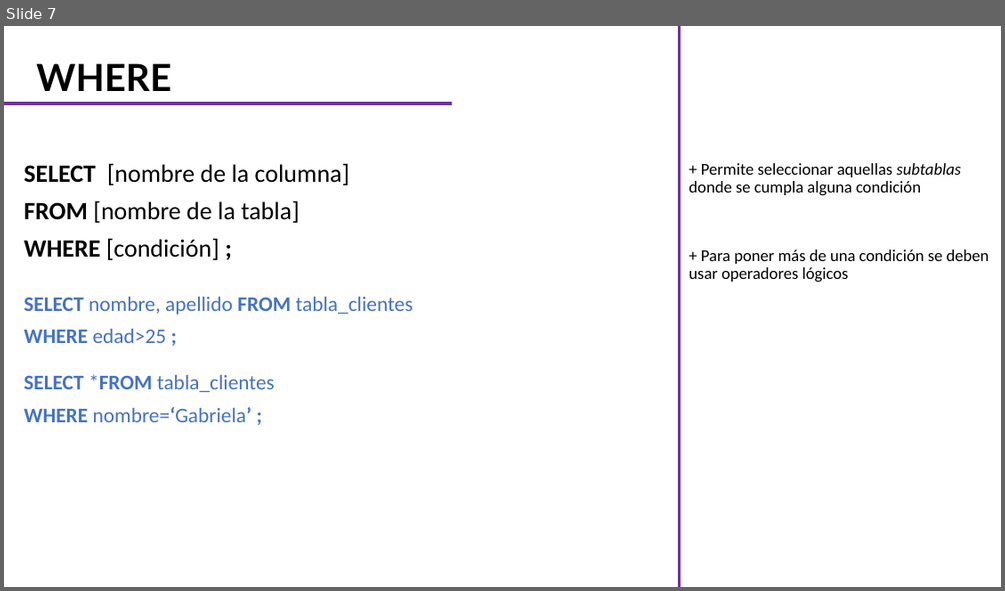
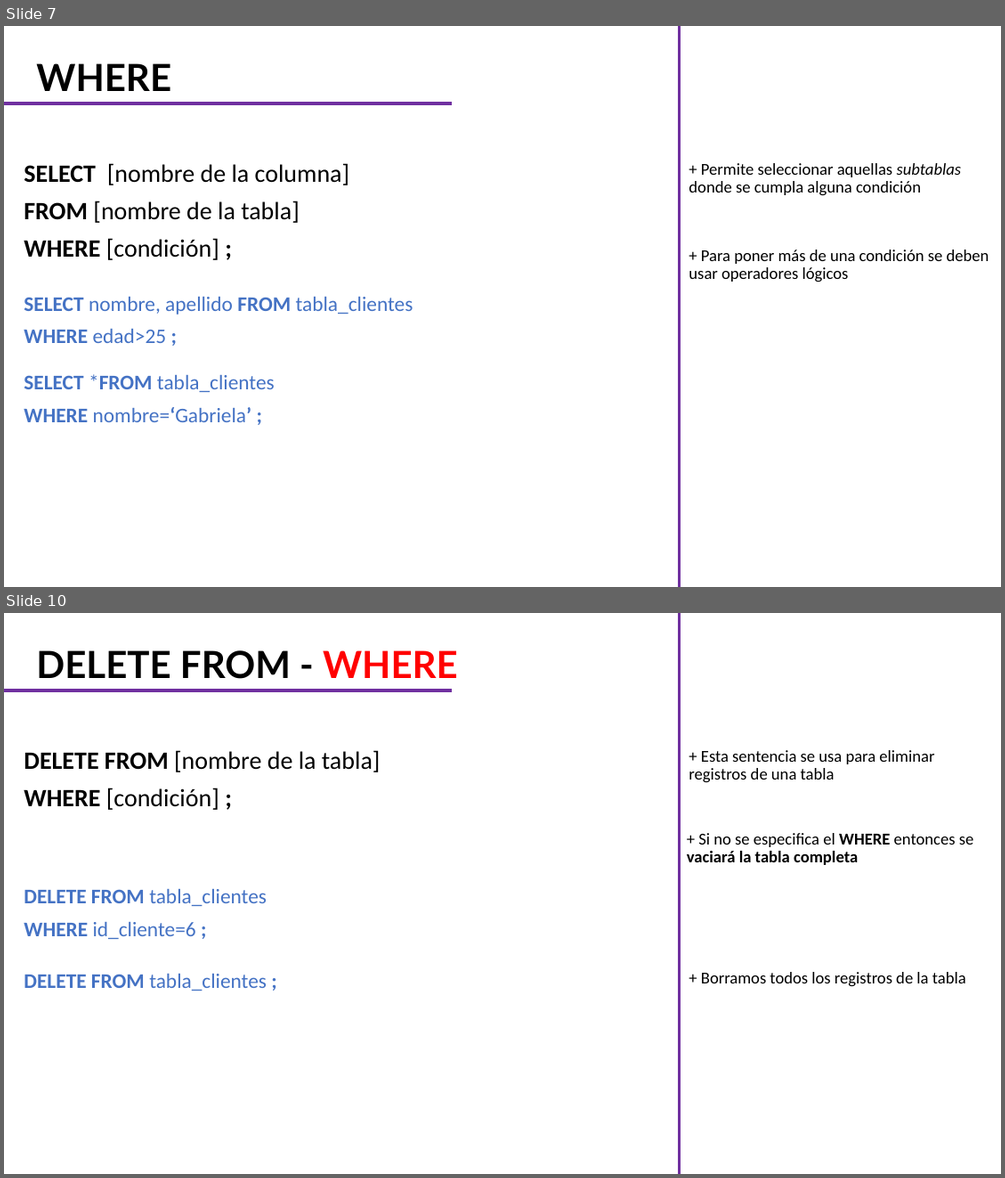
Before and after one commit to CarlosCamposs/Curso-AABD_SQL, a slide deck: Curso AABD-SQL (Notas).pptx. Shown one above the other, each under a label of ours: slide 7 before the commit, slides 7 and 10 after it; the slides between them are not shown. The pictures are 1005x591 and 1005x1178 pixels, drawn with LibreOffice and Linux fonts; fonts in the diff are those of the drawing. Boxes give left, top, right and bottom in pixels: in the first picture for what was removed or moved away, otherwise in the second. Text is boxed around its words. In the diff, an @@ line names an element or a change of style, - is before the commit and + after.

```diff
--- a/Curso AABD-SQL (Notas).pptx
+++ b/Curso AABD-SQL (Notas).pptx
@@ slide 10 added at bbox=[4, 613, 1001, 1174], background #FFFFFF @@
@@ line added from (680, 1174) to (680, 613), #7030A0 3 pt @@
@@ title added at bbox=[36, 650, 458, 679], 36 pt, text #000000, bold @@
+DELETE FROM - WHERE
@@ line added from (4, 690) to (451, 690), #7030A0 3 pt @@
@@ subtitle added at bbox=[24, 750, 380, 810], 24 pt, text #000000 @@
+DELETE FROM [nombre de la tabla]
+WHERE [condición] ;
@@ text added at bbox=[688, 750, 934, 782], 16 pt, text #000000 @@
++ Esta sentencia se usa para eliminar registros de una tabla
@@ text added at bbox=[687, 833, 974, 865], 16 pt, text #000000 @@
++ Si no se especifica el WHERE entonces se vaciará la tabla completa
@@ text added at bbox=[24, 889, 267, 939], 20 pt, text #4472C4 @@
+DELETE FROM tabla_clientes
+WHERE id_cliente=6 ;
@@ text added at bbox=[24, 973, 267, 990], 20 pt, text #4472C4 @@
+DELETE FROM tabla_clientes ;
@@ text added at bbox=[701, 972, 966, 987], 16 pt, text #000000 @@
++ Borramos todos los registros de la tabla
```
Also in this commit, not shown: 5 other slides added.
